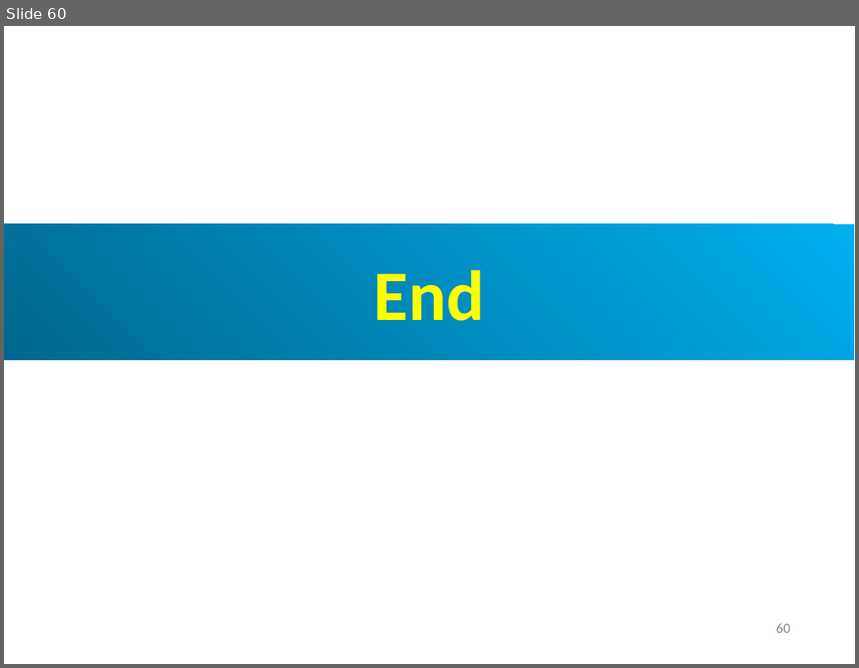
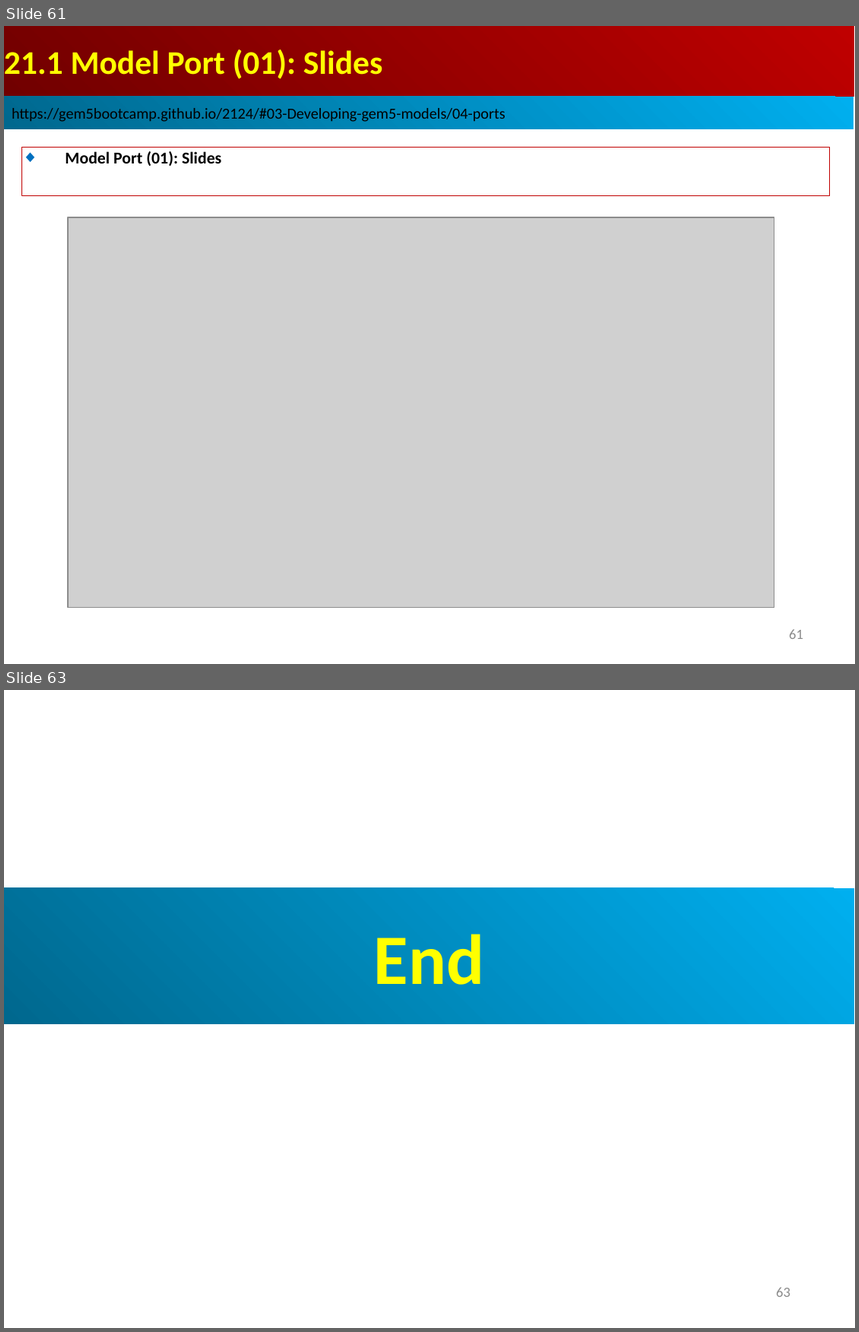
Before and after one commit to peterhchen/AIU_CS850_Gem5_McPAT, a slide deck: 050_Gem5/21.ModelPort01/002_Note/021.ModelPort01_Slide.ppt. Shown one above the other, each under a label of ours: slide 60 before the commit, slides 61 and 63 after it; the slides between them are not shown. The pictures are 859x668 and 859x1332 pixels, drawn with LibreOffice and Linux fonts; fonts in the diff are those of the drawing; grey boxes stand for pictures. Boxes give left, top, right and bottom in pixels: in the first picture for what was removed or moved away, otherwise in the second. Text is boxed around its words. In the diff, an @@ line names an element or a change of style, - is before the commit and + after.

```diff
--- a/050_Gem5/21.ModelPort01/002_Note/021.ModelPort01_Slide.ppt
+++ b/050_Gem5/21.ModelPort01/002_Note/021.ModelPort01_Slide.ppt
@@ slide 61 added at <box>4,26,855,664</box>, background #FFFFFF @@
@@ rectangle added at <box>4,26,854,97</box>, fill gradient #BF0000 to #710000, 28 pt, text #FFFF00, bold @@
+21.1 Model Port (01): Slides
@@ rectangle added at <box>4,97,854,130</box>, fill gradient #00AFEF to #00688E, 13 pt, text #000000 @@
+https://gem5bootcamp.github.io/2124/#03-Developing-gem5-models/04-ports
@@ rectangle added at <box>22,147,829,196</box>, outline #C00000 0.74 pt, 14 pt, text #000000, bold @@
+◆ Model Port (01): Slides
@@ picture added at <box>68,218,775,607</box> @@
@@ page number added at <box>789,629,804,639</box>, 12 pt, text #8B8B8B @@
+61
@@ what was slide 60 is now slide 63 @@
@@ page number at <box>776,1287,791,1297</box>: text changed @@
-60
+63
```
Also in this commit, not shown: 2 other slides added.
